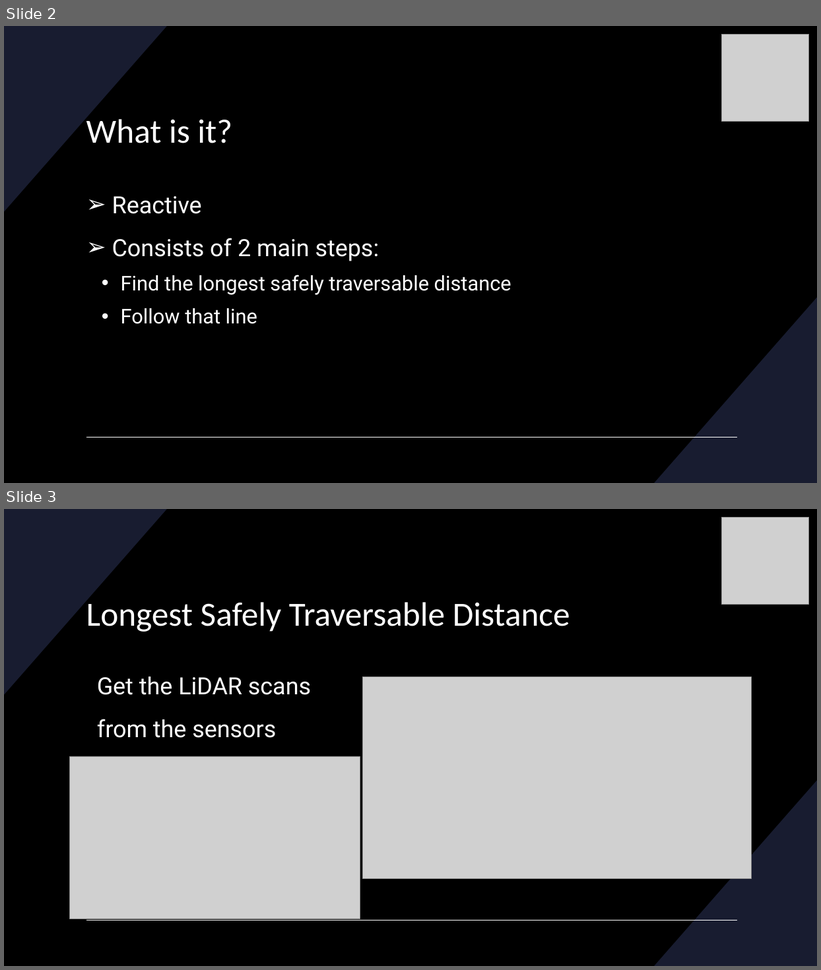
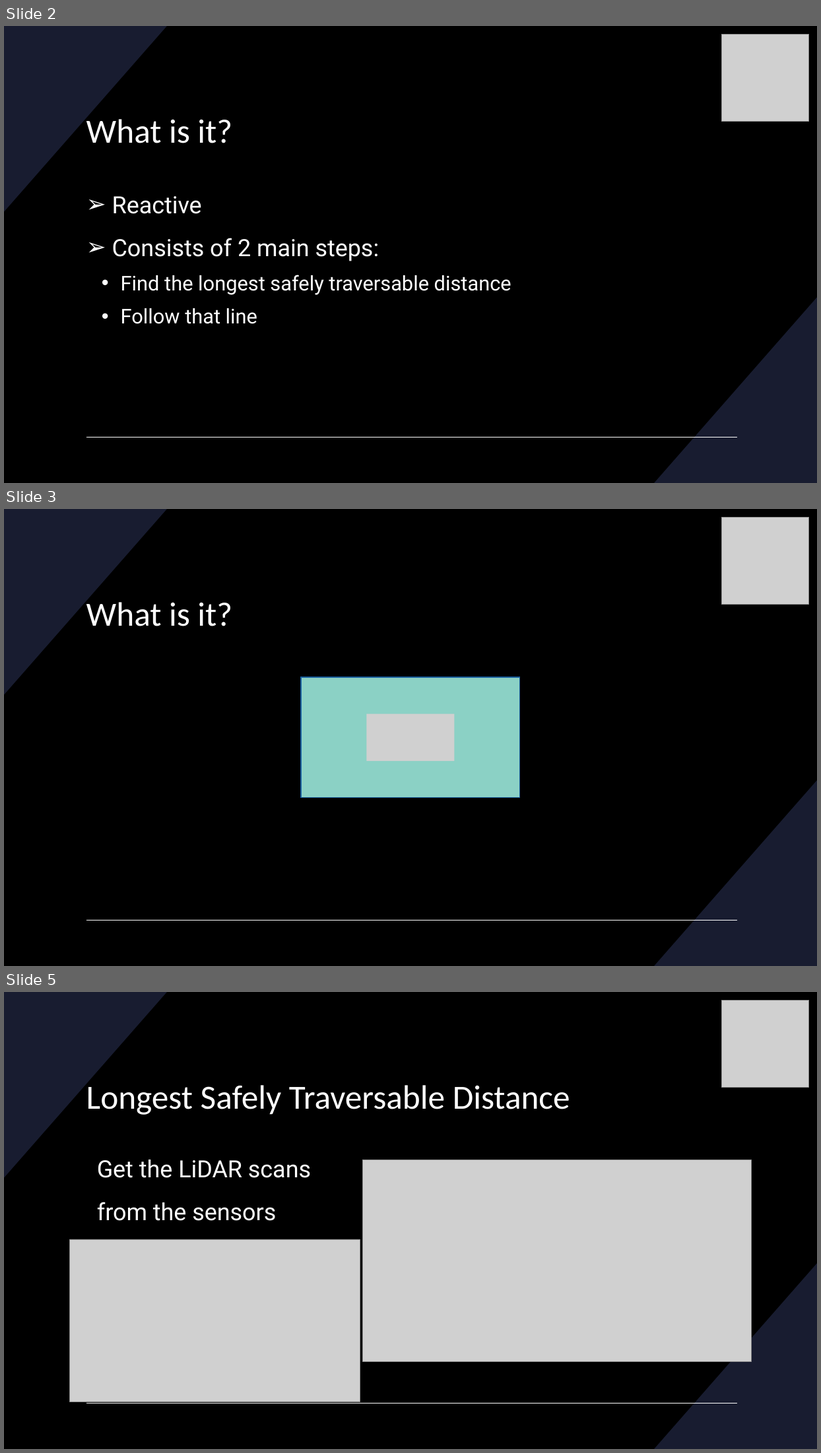
Before and after one commit to RacingAI/Reactive-Methods-Workshop, a slide deck: Disparity_Extender.pptx. Shown one above the other, each under a label of ours: slides 2 and 3 before the commit, slides 2, 3 and 5 after it; the slides between them are not shown. The pictures are 821x970 and 821x1453 pixels, drawn with LibreOffice and Linux fonts; fonts in the diff are those of the drawing; grey boxes stand for pictures. Boxes give left, top, right and bottom in pixels: in the first picture for what was removed or moved away, otherwise in the second. Text is boxed around its words. In the diff, an @@ line names an element or a change of style, - is before the commit and + after.

```diff
--- a/Disparity_Extender.pptx
+++ b/Disparity_Extender.pptx
@@ slide 3 added at (4, 509, 817, 966), background #000000; not listed: 3 template elements that a slide beside it also shows @@
@@ picture added at (722, 517, 809, 604) @@
@@ title added at (86, 598, 232, 626), 40 pt, text #FFFFFF @@
+What is it?
@@ rectangle added at (301, 677, 520, 798), fill #8BD1C5, outline #185D9C 1 pt @@
@@ picture added at (367, 714, 455, 761) @@
@@ what was slide 3 is now slide 5 @@
```
Also in this commit, not shown: 1 slide changed, 1 other slide added, 2 slides removed.
